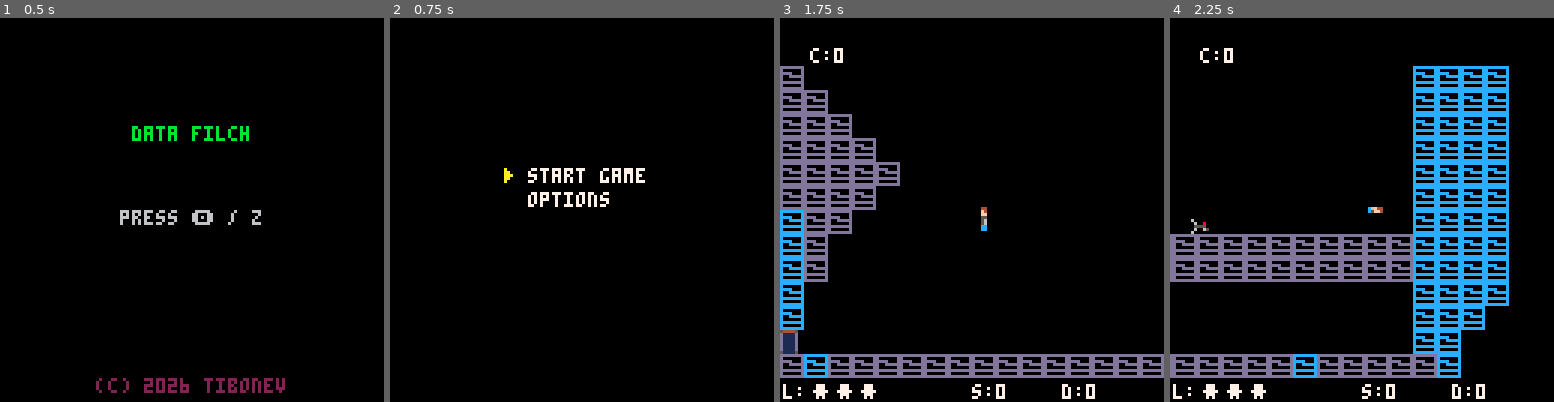
Above: before the commit, frames 1-4 (left to right).
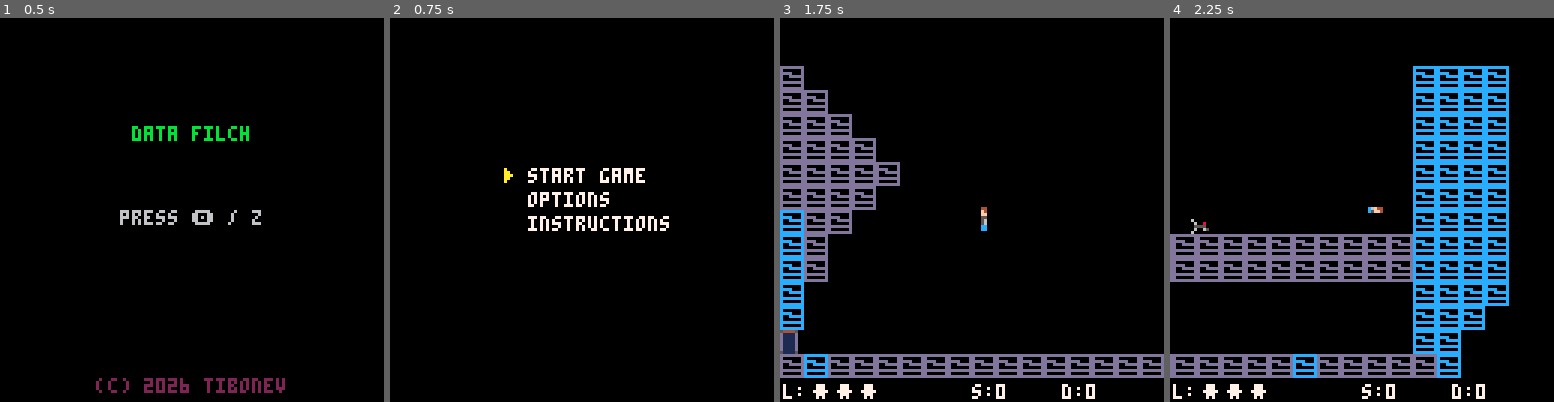
Above: after the commit, the same moments.

Repository: jflores82/data-filch
Game: PICO-8 cartridge df_01.p8
Same seed, same stepped clock (60 frames per second), same inputs: the game is played once before the commit and once after it.
Inputs:
- Up to frame 1 (0.5 s): tap X (X key) at 0.33 s
- Up to frame 2 (0.75 s): tap O (Z key) at 0.7 s
- Up to frame 3 (1.75 s): tap X (X key) at 1.07 s; hold Right from 1.6 s (still down); tap O (Z key) at 1.7 s
- Up to frame 4 (2.25 s): tap X (X key) at 1.85 s; release Right at 2.1 s; tap O (Z key) at 2.1 s; hold Up from 2.15 s (still down)

Frame 1 is identical in both runs. In frame 2, 0.7% of the frame differs, in the area x 35-73%, y 51-56%; in frame 3, 0.1%; in frame 4, 0.1%.

Commit message:
feat: instructions and credit screen
added instructions and credits screens.

Diff:
--- a/df_01.p8
+++ b/df_01.p8
@@ -126,6 +126,8 @@
 		gameover = 8,
 		mainmenu = 9,
 		options = 10,
+		tutorial = 11,
+		credits = 12,
 	}
 	currentstate = 1
 	currentlevel = 1
@@ -932,7 +934,6 @@
 			en_side_draw()
 			side_hud_draw()
 
-			print("c:"..player_general.d_cooldown, player_side.x - 54, 10, 7)
 			if(debug_side_en == true) then
 				debug_side()
 			end
@@ -1117,7 +1118,7 @@
 		end,
 
 		update = function(self)
-			if(btnp(3)) and (self.i < 1) then
+			if(btnp(3)) and (self.i < 2) then
 				self.i += 1
 			end
 			if(btnp(2)) and (self. i > 0) then
@@ -1127,6 +1128,7 @@
 			if(btnp(4)) then
 				if(self.i == 0) then state_switch(game_states.side_play) end
 				if(self.i == 1) then state_switch(game_states.options) end
+				if(self.i == 2) then state_switch(game_states.tutorial) end
 			end
 		end,
 
@@ -1136,6 +1138,7 @@
 			cls()
 			print("start game", 46, y, 7)
 			print("options", 46, y + 8, 7)
+			print("instructions", 46, y+16, 7)
 
 			print(chr(23), 38, ychr, 10)
 		end,
@@ -1143,7 +1146,7 @@
 	[10] = { -- options
 		enter = function(self)
 			self.i = 0
-			self.imax = 3
+			self.imax = 4
 		end,
 
 		update = function(self)
@@ -1155,7 +1158,8 @@
 			end
 
 			if(btnp(4)) then
-				if(self.i == 2) then state_switch(game_states.title_screen) end
+				if(self.i == 2) then state_switch(game_states.credits) end
+				if(self.i == 3) then state_switch(game_states.mainmenu) end
 			end
 
 			if(btnp(0)) then
@@ -1178,7 +1182,8 @@
 
 			print("music", 42, y, 7)
 			print("sfx", 42, y+8, 7)
-			print("exit", 42, y+16, 7)
+			print("credits", 42, y+16, 7)
+			print("exit", 42, y+24, 7)
 
 			print(chr(23), 35, ychr, 12)
 
@@ -1193,6 +1198,103 @@
 			else
 				print("off", 70, y+8, 10)
 			end
+
+		end,
+	},
+	[11] = { -- instructions
+		enter = function(self)
+			self.i = 0
+			self.j = 0
+		end,
+
+		update = function(self)
+			self.j += 1
+			if(self.j > 20) then self.j = 0 end
+
+			if(btnp(4)) then self.i += 1 end
+			if(self.i >= 3) then
+				state_switch(game_states.mainmenu)
+			end
+
+			if(btnp(5)) then state_switch(game_states.mainmenu) end
+		end,
+
+		draw = function(self)
+			cls()
+			local y = 10
+			if(self.i == 0) then
+				print("instructions", 25,y,8)
+				print("the game is divided in 2 parts:", 0, y + (8*2), 7)
+				print("sidescroll and top down sections", 0, y + (8*3), 7)
+				print("each part has unique controls", 0, y + (8*5), 7)
+				print("and scoring systems.", 0, y + (8*6), 7)
+				print(chr(142), 120, 120, 11)
+			end
+
+			if(self.i == 1) then
+				print("controls system:", 25, y, 8)
+				print("sidescroll:", 1, y + (8*2), 11)
+				print(chr(139).." and "..chr(145)..":", 1, y + (8*3), 7)
+				print("walk", 42, y + (8*3), 11)
+				print(chr(131)..":",1 , y + (8*4), 7)
+				print("crouch", 15, y + (8*4), 11)
+				print(chr(142)..":", 1, y + (8*5), 7)
+				print("jump", 15, y + (8*5), 11)
+
+				print("topdown:", 1, y + (8*7), 11)
+				print(chr(148).." "..chr(131).." "..chr(139).." "..chr(145)..":", 1, y + (8*8), 7)
+				print("move", 50, y + (8*8), 11)
+				spr(25, 1, y + (8*9))
+				print(": safe capsule", 10, y + (8*9), 7)
+				print(chr(142), 120, 120, 11)
+			end
+
+			if(self.i == 2) then
+				print("scoring system:", 25, y, 8)
+				print("sidescroll:", 1, y + (8*2), 11)
+				print("gain points by walking right", 1, y + (8*3), 7)
+				print("lose points by walking left", 1, y + (8*4), 7)
+				print("near misses for multipliers", 1, y + (8*5), 7)
+				print("indicated by the d value", 1, y + (8*6), 7)
+
+				print("topdown:", 1, y + (8*8), 11)
+				spr(32, 1, y + (8*9))
+				print(": collect for points", 10, y + (8*9), 7)
+
+				if(self.j > 10) then print("extra live every 30000 points", 1, y+(8*12), 10) end
+				print(chr(142), 120, 120, 11)
+			end
+		end,
+	},
+	[12] = {
+		enter = function(self)
+			self.i = 0
+		end,
+
+		update = function(self)
+			if(btnp(4) or btnp(5)) then state_switch(game_states.options) end
+
+			self.i += 1
+			if(self.i >= 20) then self.i = 0 end
+
+		end,
+
+		draw = function(self)
+			local y = 10
+			cls()
+			print("credits", 25, y, 13)
+			print("game created by", 1, y + (8*2), 7)
+			print("tibonev", 65, y + (8*2), 2)
+			print("date: january 2026", 1, y + (8*3), 7)
+			print("no ai of any kind was used", 1, y + (8*4), 7)
+			print("visit:", 1, y + (8*6), 7)
+			print("classicgames.com.br", 40, y + (8*6), 13)
+
+			if(self.i > 10) then
+				print("keep art and games human!", 15, y + (8*10), 8)
+			end
+
+			print("press any key", 35, y + (8*13), 11)
 
 		end,
 	}
